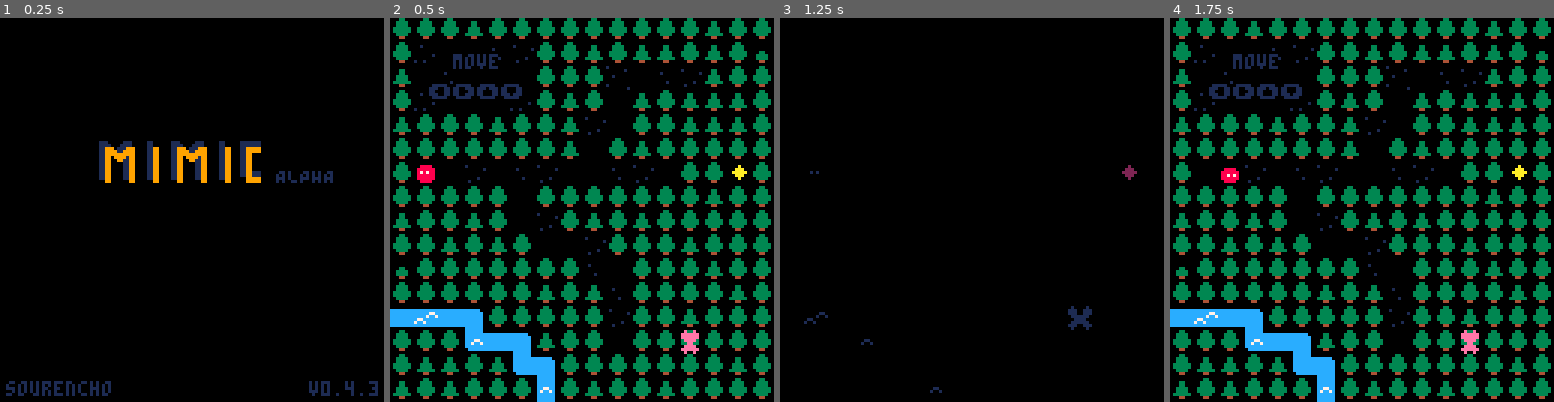
Above: before the commit, frames 1-4 (left to right).
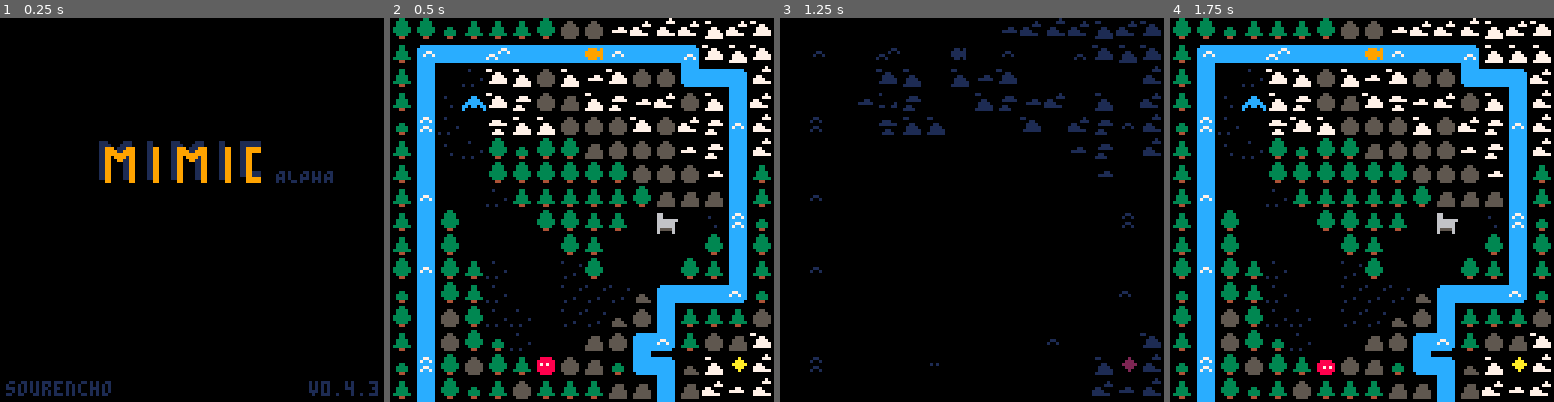
Above: after the commit, the same moments.

Repository: sourencho/mimic
Game: PICO-8 cartridge mimic.p8
The game is run twice, just before and just after one commit, with the same random seed, the same clock (stepped at 60 frames per second) and the same inputs.
Inputs:
- Up to frame 1 (0.25 s): no input
- Up to frame 2 (0.5 s): tap X (X key) at 0.33 s
- Up to frame 3 (1.25 s): tap O (Z key) at 0.7 s; tap X (X key) at 1.07 s
- Up to frame 4 (1.75 s): hold Right from 1.6 s (still down); tap O (Z key) at 1.7 s

Frame 1 is identical in both runs. In frame 2, 43% of the frame differs, in the area x 0-100%, y 0-100%; in frame 3, 4.9%; in frame 4, 43%.

Commit message:
Fix tutorial bug

Diff:
--- a/mimic.p8
+++ b/mimic.p8
@@ -9,7 +9,7 @@
 -- DATA
 
 -- SETTINGS
-start_level = 0
+start_level = 10
 level_count = 15
 skip_tutorial = true
 skip_levels = {4, 6, 7, 9}
@@ -132,7 +132,6 @@
 TUTORIAL_MOVES = {RIGHT, RIGHT, RIGHT, DOWN, DOWN, DOWN, UP, UP, UP,
                     STILL, STILL, STILL, RIGHT, DOWN, STILL, STILL, STILL, STILL}
 tutorial_move_index = 1
-tutorial_player_pos = nil
 tutorial_skippable = false
 
 -- ACTORS
@@ -1401,7 +1400,7 @@
 
 function init_level(_level)
     if _level != tutorial_level then
-        game.state = "play"
+        change_state("play")
     end
 
     actors = {}
@@ -2023,18 +2022,18 @@
     -- move
     p.delta = STILL
 
+    if game.tick % tutorial_speed == 0 then
+        p.delta = TUTORIAL_MOVES[tutorial_move_index]
+        tutorial_move_index += 1
+    end
+
+    update_play()
+
     if tutorial_move_index > #TUTORIAL_MOVES then
-        tutorial_move_index = 0
         init_level(tutorial_level)
         tutorial_skippable = true
-    end
-
-    if game.tick % tutoriapeed == 0 then
-        p.delta = TUTORIAL_MOVES[tutorial_move_index]
-        tutorial_move_index += 1
-    end
-
-    update_play()
+        tutorial_move_index = 1
+    end
 end
 
 function update_play()
@@ -2410,7 +2409,7 @@
 606161606167496060606060606061604141057041714141414141606161156148486d606160506060515150606060615150606061056161606051275151515151515151515157610561606041416160606150515060606060606260606061615059487807494141417261616150505060616161616161515151515160604060
 6160616060607a6061606061606060607041414141704141414171417160616160606060606261606160606060606162505050505050505050505050505050505150505250507a6060606060606060606051505061606161616161616161606050576061617a6060616162606160606060606060606060605150515160606060
 414141414241414140414142414141416060606060606060606060606060606060606261616160505043737373537353414141414141414141414141414141414141415051414141414141417050414161605050505150515057607041416161474849606047484960605e5f4f4f5f5e00000000000000000000000000000000
-41704141414142436343724141414141606060606060606060606060606160616177484878484848487948484c53535341704141414141417141414141414141417041410570415042414141424151416060616160504e7f4e7a61614247487957406748486c4057604f5e4f4f4e4f4e00000000000000000000000000000000
+41704141414142436343724141414141606060606060606060606060606160616177484878484848077948484c53535341704141414141417141414141414141417041410570415042414141424151416060616160504e7f4e7a61614247487957406748486c4057604f5e4f4f4e4f4e00000000000000000000000000000000
 417041414141436444734341414141416161616061616161616160614748784861574171535350534353505067484973414141417e4141414141416f414141414151414141415051414141524141717261616150606160516e576161617b606157605060605160575e4f4e4e4f4f4f5f00000000000000000000000000000000
 414141414163431743635363424141416160616162616061616161615760606061577018536350515363437450535773414141414141417241414141414142417041415041425051524170414152414160615a5e505160505e677848486961705750605e5f6051575e4f5f4f7e4e5f4e00000000000000000000000000000000
 4141414143735363515043534341414148784849611561474878484957606061627b7141635353505050535074637a73414141414141414141414141414141414151417151505051715151414141414160607b6f4f6e5e617e7e4f6e7e5761415760505e5e516067494f4e5e5e4f4e4e00000000000000000000000000000000
